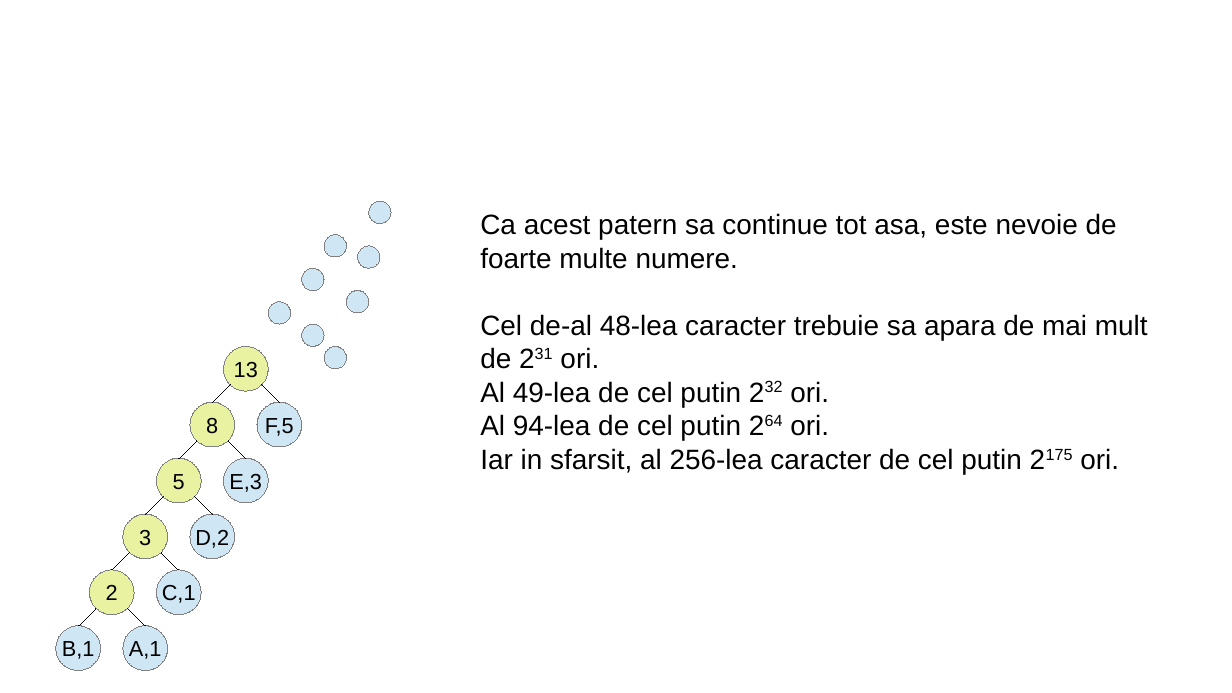
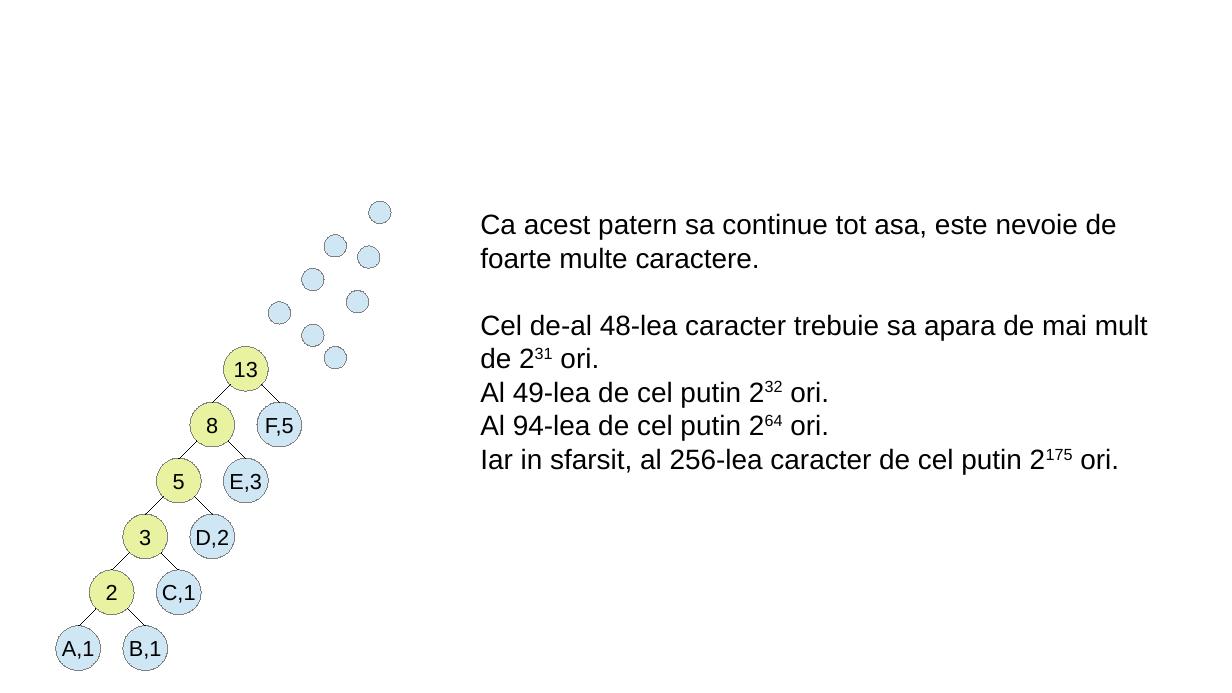
Before and after one commit to zeroblitz36/HuffmanEncoder, a slide deck: slide 12 of prezentare_huffman.odp. Drawn at 1232x693 pixels with LibreOffice and Linux fonts; fonts in the diff are those of the drawing; background and template pictures are left out. Boxes give left, top, right and bottom in pixels: in the first picture for what was removed or moved away, otherwise in the second. Text is boxed around its words. In the diff, an @@ line names an element or a change of style, - is before the commit and + after.

Commit message:
fixed some typos

```diff
--- a/prezentare_huffman.odp
+++ b/prezentare_huffman.odp
@@ text at [480,213,1117,269]: text changed @@
-Ca acest patern sa continue tot asa, este nevoie de foarte multe numere.
+Ca acest patern sa continue tot asa, este nevoie de foarte multe caractere.
@@ text in ellipse at [62,641,95,659]: text changed @@
-B,1
+A,1
@@ text in ellipse at [129,641,162,659]: text changed @@
-A,1
+B,1
```
Also in this commit, not shown: 4 other slides changed.
